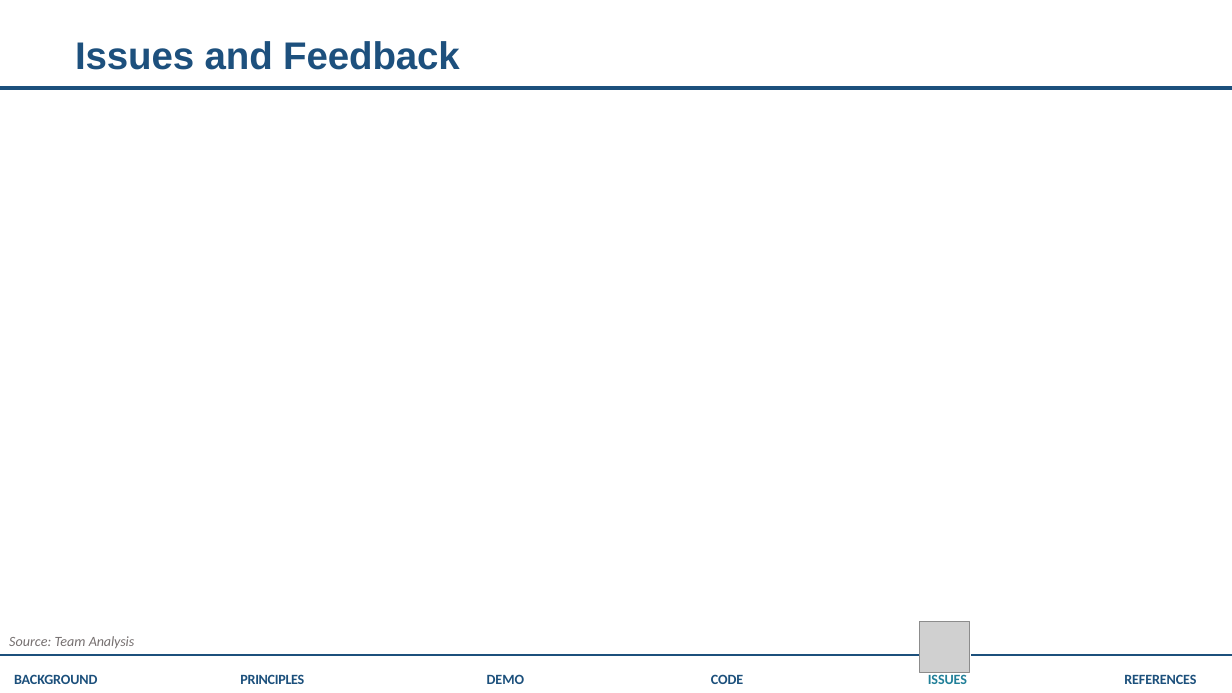
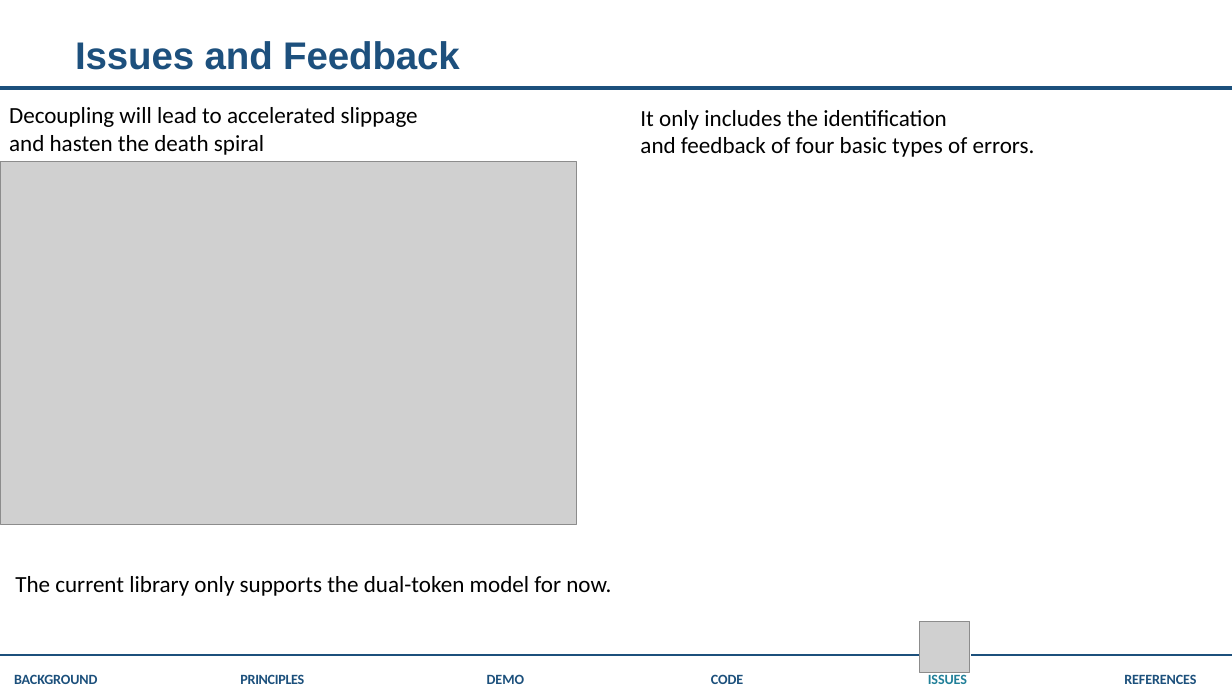
Before and after one commit to zeron-G/Rust-Developer-Test-Assignment_StableSwap-Implementation, a slide deck: slide 8 of swap.pptx. Drawn at 1232x693 pixels with LibreOffice and Linux fonts; fonts in the diff are those of the drawing; grey boxes stand for pictures. Boxes give left, top, right and bottom in pixels: in the first picture for what was removed or moved away, otherwise in the second. Text is boxed around its words. In the diff, an @@ line names an element or a change of style, - is before the commit and + after.

```diff
--- a/swap.pptx
+++ b/swap.pptx
@@ text added at bbox=[9, 107, 418, 155], 18 pt, text #000000 @@
+Decoupling will lead to accelerated slippage
+and hasten the death spiral
@@ text added at bbox=[640, 110, 1035, 157], 18 pt, text #000000 @@
+It only includes the identification
+and feedback of four basic types of errors.
@@ picture added at bbox=[0, 161, 576, 524] @@
@@ text added at bbox=[15, 576, 611, 596], 18 pt, text #000000 @@
+The current library only supports the dual-token model for now.
@@ text removed at bbox=[9, 636, 135, 648] @@
-Source: Team Analysis
```
Also in this commit, not shown: 6 other slides changed, 2 other files.
